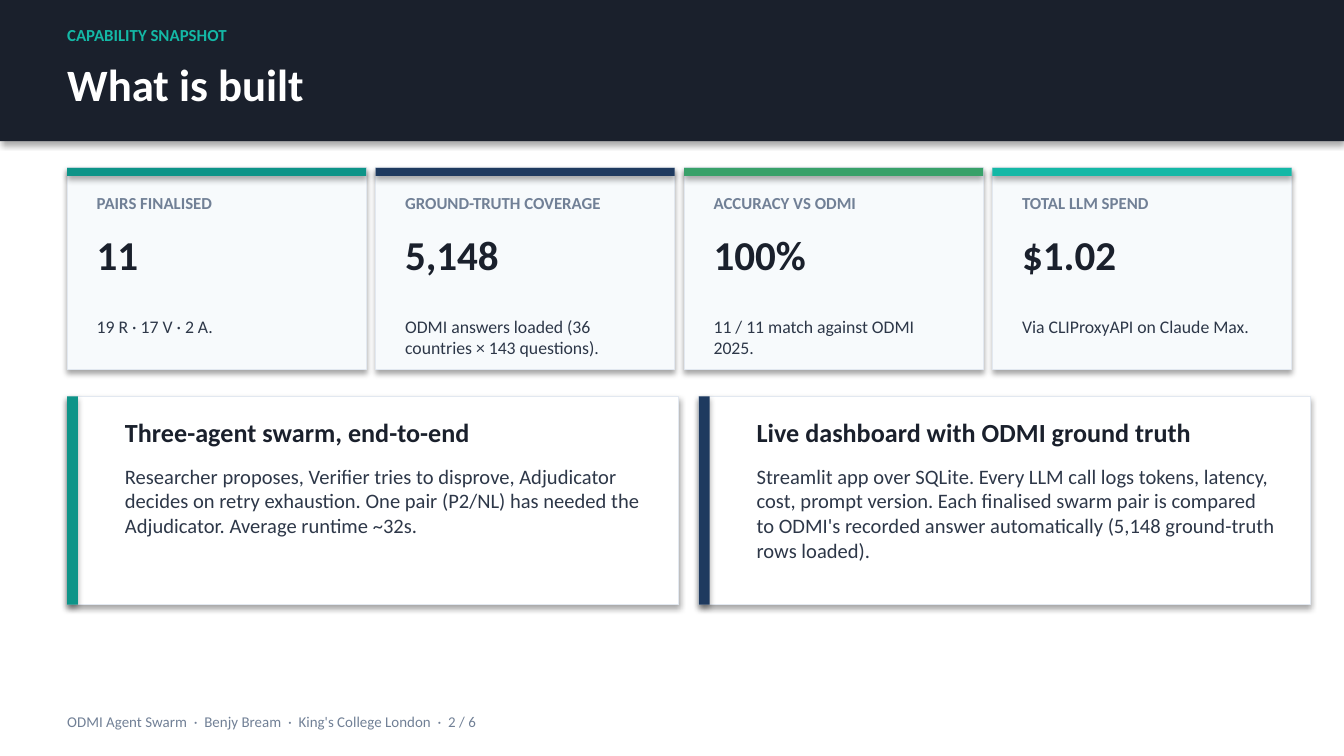
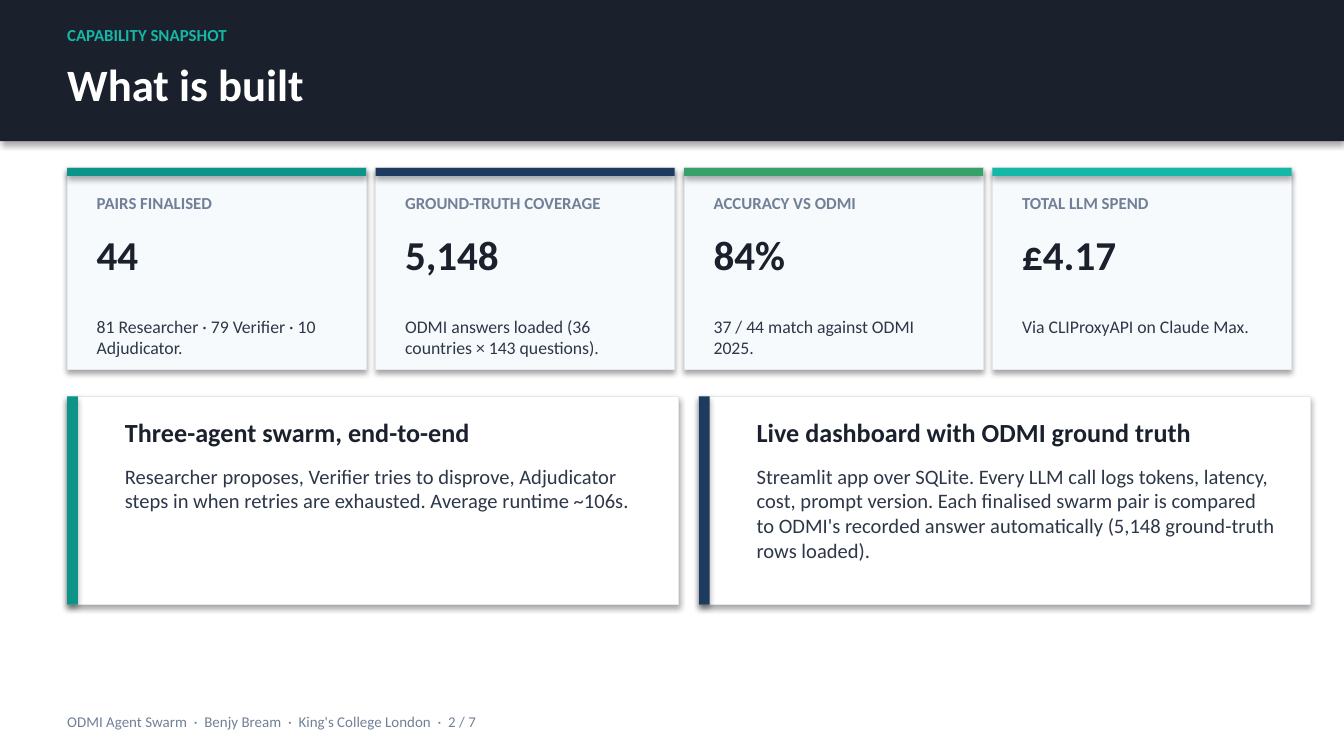
Before and after one commit to benjyb1/odmi-agent-swarm, a slide deck: slide 2 of docs/PROGRESS_SLIDES_2026-05-13.pptx. Drawn at 1344x756 pixels with LibreOffice and Linux fonts; fonts in the diff are those of the drawing. Boxes give left, top, right and bottom in pixels: in the first picture for what was removed or moved away, otherwise in the second. Text is boxed around its words. In the diff, an @@ line names an element or a change of style, - is before the commit and + after.

```diff
--- a/docs/PROGRESS_SLIDES_2026-05-13.pptx
+++ b/docs/PROGRESS_SLIDES_2026-05-13.pptx
@@ text at <box>97,243,139,270</box>: text changed @@
-11
+44
@@ text at <box>714,241,785,271</box>: text changed @@
-100%
+84%
@@ text at <box>1022,243,1116,271</box>: text changed @@
-$1.02
+£4.17
@@ text at <box>97,320,316,357</box>: text changed @@
-19 R · 17 V · 2 A.
+81 Researcher · 79 Verifier · 10 Adjudicator.
@@ text at <box>714,320,914,354</box>: text changed @@
-11 / 11 match against ODMI 2025.
+37 / 44 match against ODMI 2025.
@@ text at <box>125,469,629,512</box>: text changed @@
-Researcher proposes, Verifier tries to disprove, Adjudicator decides on retry exhaustion. One pair (P2/NL) has needed the Adjudicator. Average runtime ~32s.
+Researcher proposes, Verifier tries to disprove, Adjudicator steps in when retries are exhausted. Average runtime ~106s.
@@ text at <box>67,716,476,730</box>: text changed @@
-ODMI Agent Swarm · Benjy Bream · King's College London · 2 / 6
+ODMI Agent Swarm · Benjy Bream · King's College London · 2 / 7
```
Also in this commit, not shown: 6 other slides changed, 2 other files.
